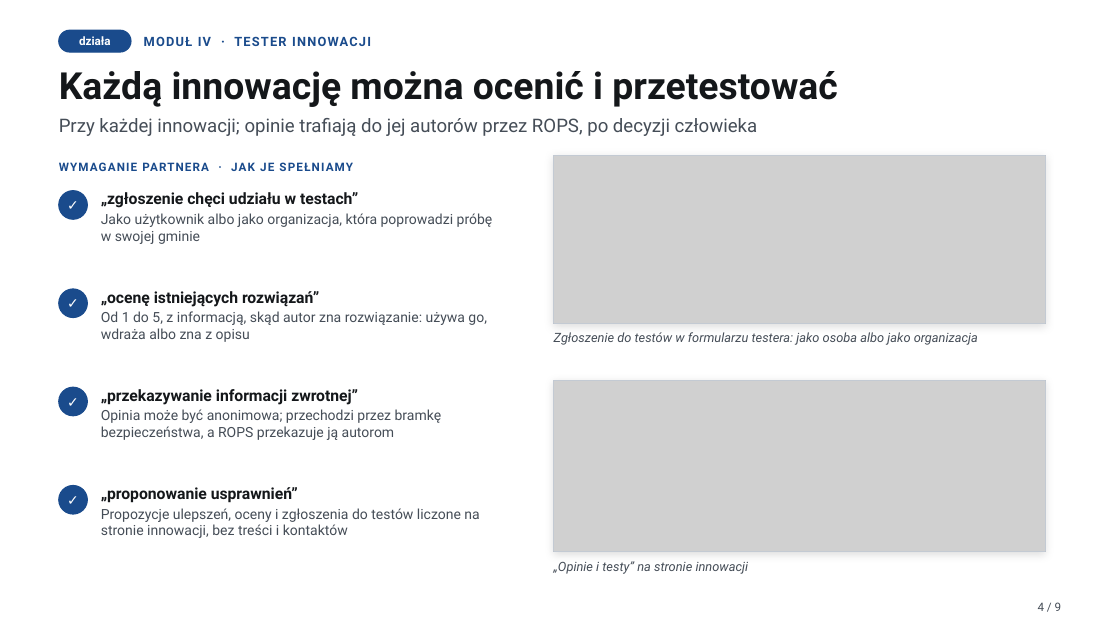
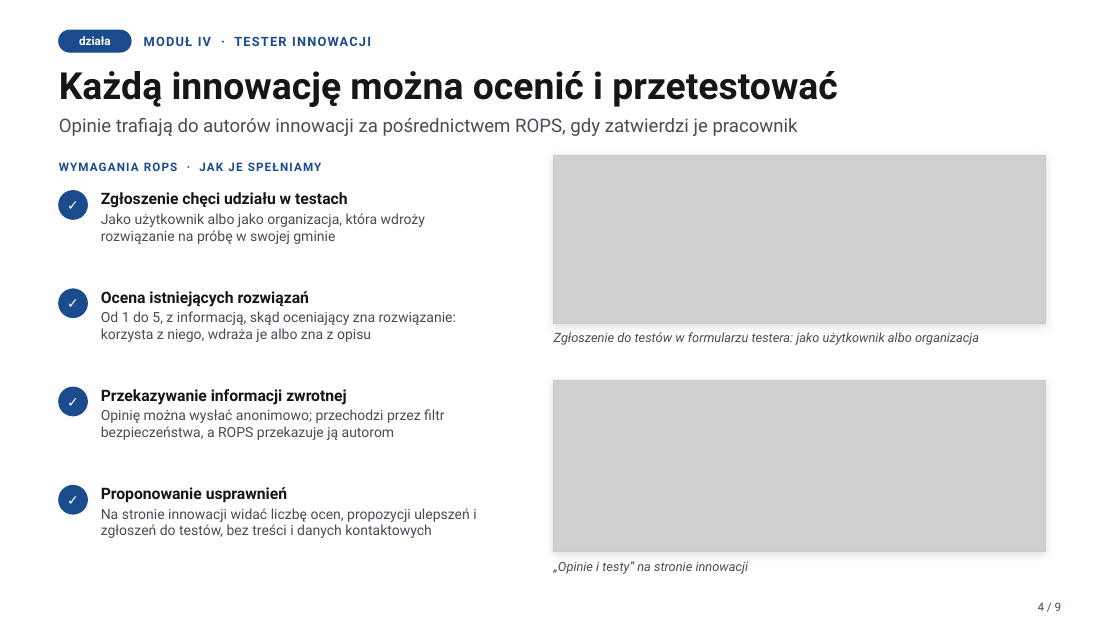
Before and after one commit to bobrovsky420/hackyeah2026, a slide deck: slide 4 of docs/presentation/presentation.pptx. Drawn at 1120x630 pixels with LibreOffice and Linux fonts; fonts in the diff are those of the drawing; grey boxes stand for pictures. Boxes give left, top, right and bottom in pixels: in the first picture for what was removed or moved away, otherwise in the second. Text is boxed around its words. In the diff, an @@ line names an element or a change of style, - is before the commit and + after.

```diff
--- a/docs/presentation/presentation.pptx
+++ b/docs/presentation/presentation.pptx
@@ text at [59,118,798,136]: text changed @@
-Przy każdej innowacji; opinie trafiają do jej autorów przez ROPS, po decyzji człowieka
+Opinie trafiają do autorów innowacji za pośrednictwem ROPS, gdy zatwierdzi je pracownik
@@ text at [144,162,242,171]: text changed @@
-WYMAGANIE PARTNERA · JAK JE SPEŁNIAMY
+WYMAGANIA ROPS · JAK JE SPEŁNIAMY
@@ text at [101,192,425,244]: text changed @@
-„zgłoszenie chęci udziału w testach”
-Jako użytkownik albo jako organizacja, która poprowadzi próbę w swojej gminie
+Zgłoszenie chęci udziału w testach
+Jako użytkownik albo jako organizacja, która wdroży rozwiązanie na próbę w swojej gminie
@@ text at [101,291,456,342]: text changed @@
-„ocenę istniejących rozwiązań”
-Od 1 do 5, z informacją, skąd autor zna rozwiązanie: używa go, wdraża albo zna z opisu
+Ocena istniejących rozwiązań
+Od 1 do 5, z informacją, skąd oceniający zna rozwiązanie: korzysta z niego, wdraża je albo zna z opisu
@@ text at [554,332,979,345]: text changed @@
-Zgłoszenie do testów w formularzu testera: jako osoba albo jako organizacja
+Zgłoszenie do testów w formularzu testera: jako użytkownik albo organizacja
@@ text at [101,389,444,440]: text changed @@
-„przekazywanie informacji zwrotnej”
-Opinia może być anonimowa; przechodzi przez bramkę bezpieczeństwa, a ROPS przekazuje ją autorom
+Przekazywanie informacji zwrotnej
+Opinię można wysłać anonimowo; przechodzi przez filtr bezpieczeństwa, a ROPS przekazuje ją autorom
@@ text at [101,487,476,538]: text changed @@
-„proponowanie usprawnień”
-Propozycje ulepszeń, oceny i zgłoszenia do testów liczone na stronie innowacji, bez treści i kontaktów
+Proponowanie usprawnień
+Na stronie innowacji widać liczbę ocen, propozycji ulepszeń i zgłoszeń do testów, bez treści i danych kontaktowych
```
Also in this commit, not shown: 7 other slides changed, 5 other files.
